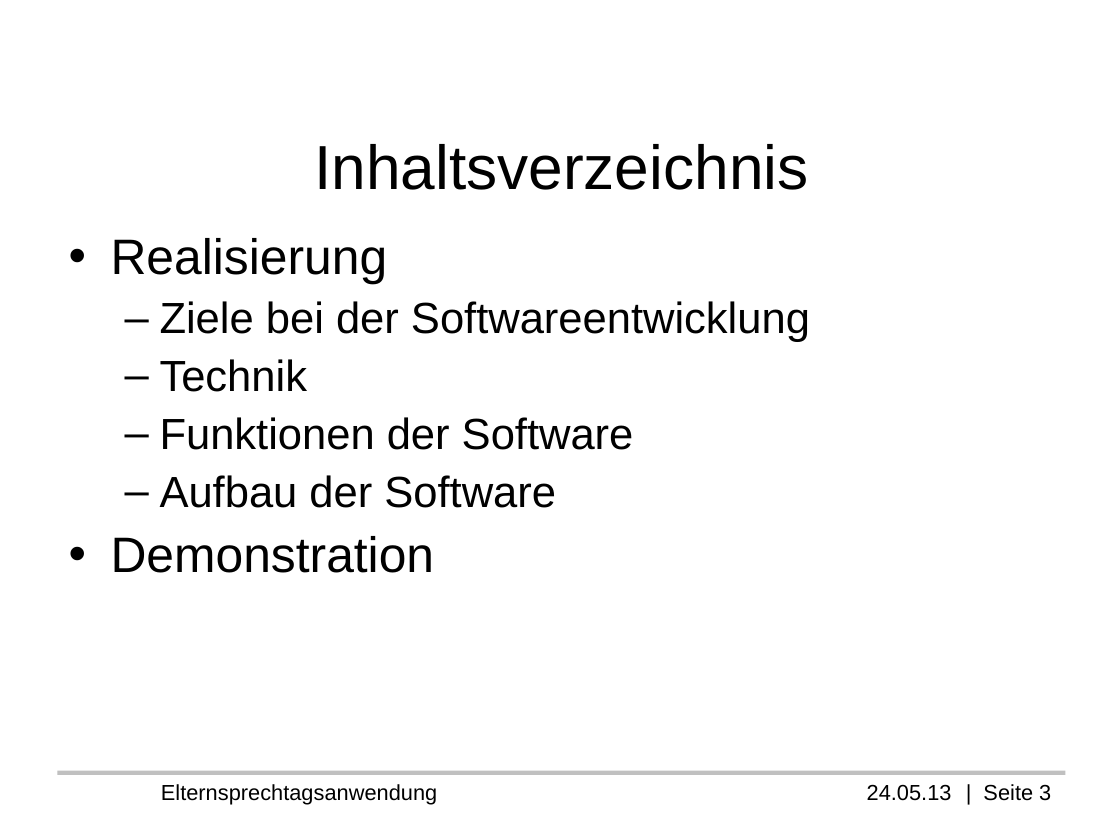
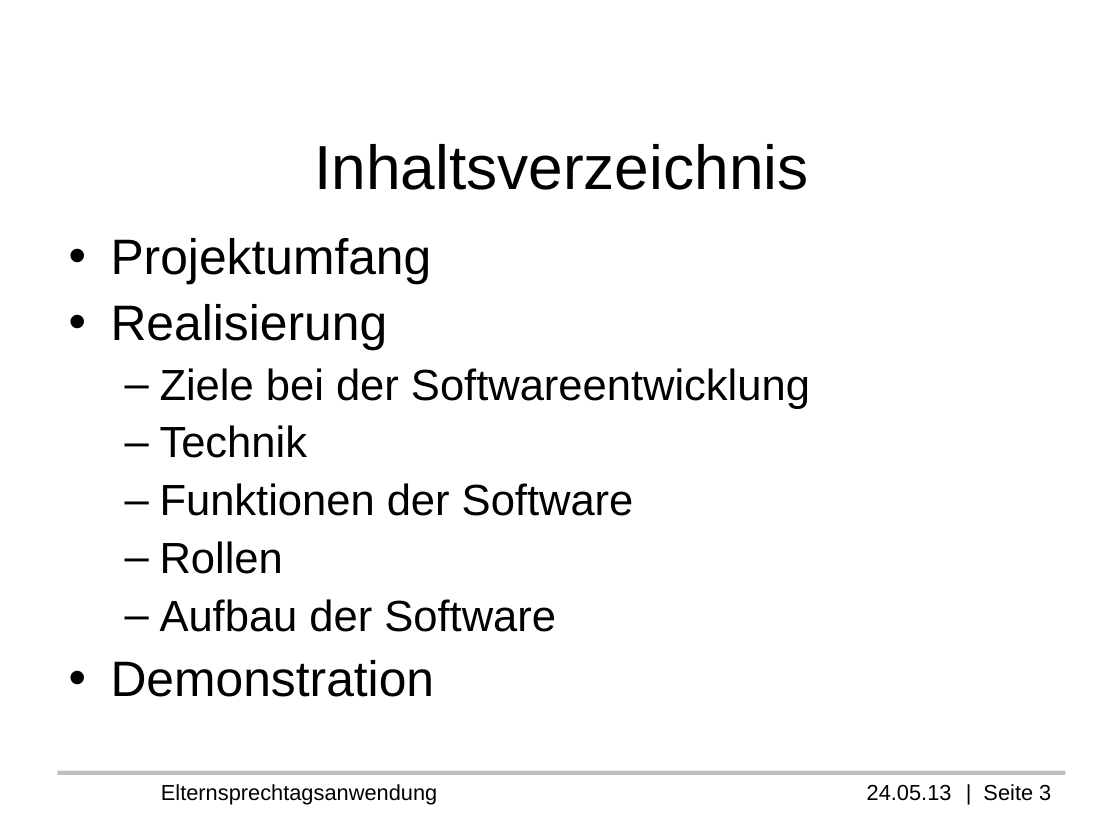
Before and after one commit to Professi/esta, a slide deck: slide 3 of docs/Praesentation/Elternsprechtagsanwendung(ESTA).odp. Drawn at 1120x840 pixels with LibreOffice and Linux fonts; fonts in the diff are those of the drawing; background and template pictures are left out. Boxes give left, top, right and bottom in pixels: in the first picture for what was removed or moved away, otherwise in the second. Text is boxed around its words. In the diff, an @@ line names an element or a change of style, - is before the commit and + after.

```diff
--- a/docs/Praesentation/Elternsprechtagsanwendung(ESTA).odp
+++ b/docs/Praesentation/Elternsprechtagsanwendung(ESTA).odp
@@ text at (111, 238, 432, 284): paragraph added @@
+• Projektumfang
@@ text at (160, 541, 283, 574): paragraph added @@
+  – Rollen
```
Also in this commit, not shown: 2 other slides changed, 3 slides added, 5 other files.
